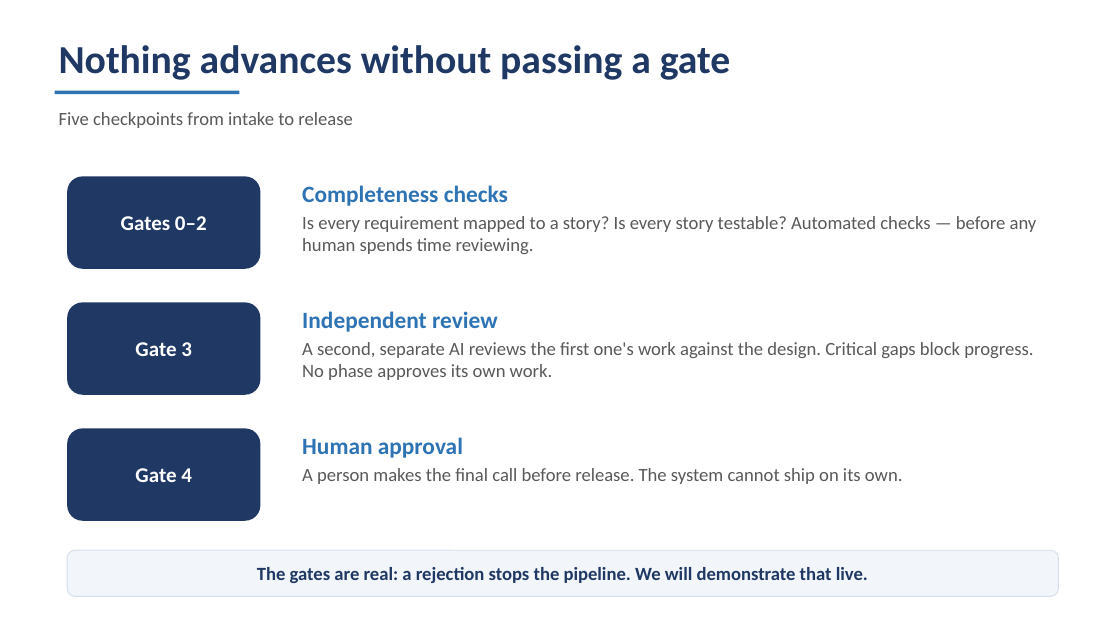
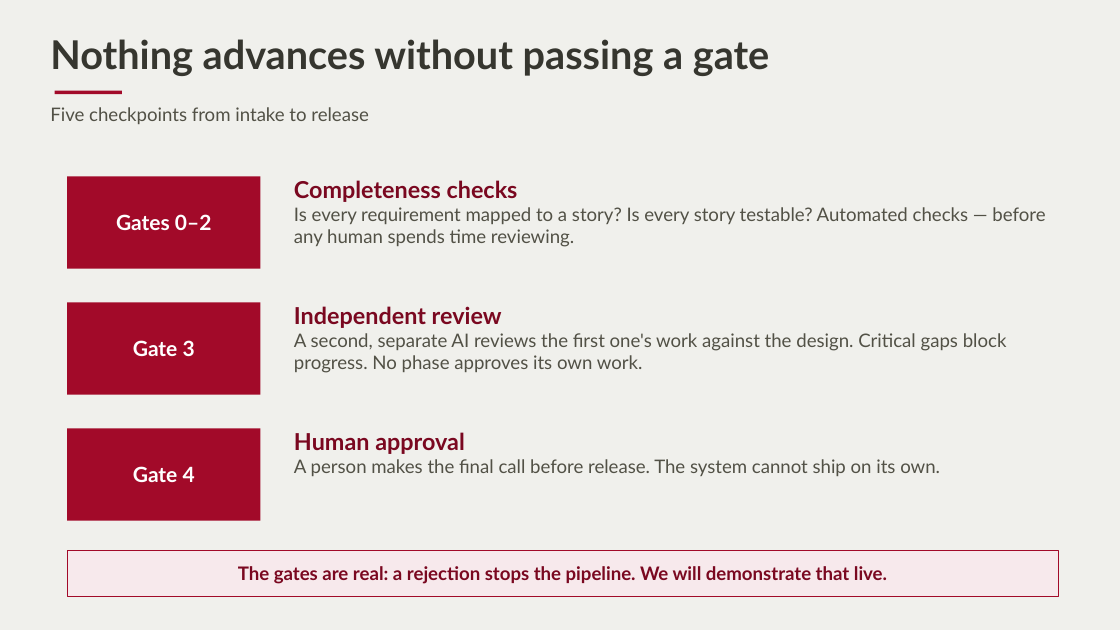
Before and after one commit to AlanLands/ams-s7-demo, a slide deck: slide 4 of docs/s7-leadership-overview.pptx. Drawn at 1120x630 pixels with LibreOffice and Linux fonts; fonts in the diff are those of the drawing. Boxes give left, top, right and bottom in pixels: in the first picture for what was removed or moved away, otherwise in the second. Text is boxed around its words. In the diff, an @@ line names an element or a change of style, - is before the commit and + after.

```diff
--- a/docs/s7-leadership-overview.pptx
+++ b/docs/s7-leadership-overview.pptx
@@ rectangle added at [0,0,1120,630], fill #F0F0EC @@
@@ text "Nothing advances without passing a ..." at [50,39,769,76]: font Calibri to Lato, text colour #1F3864 to #36362F; less space between paragraphs @@
@@ text "Five checkpoints from intake to ..." at [50,107,369,124]: font Calibri to Lato, text colour #595959 to #525146; less space between paragraphs @@
@@ rectangle removed at [55,91,239,94] @@
@@ rectangle added at [55,91,122,94], fill #A20A29 @@
@@ rectangle added at [67,176,260,269], fill #A20A29 @@
@@ text "Completeness checks" at [294,180,1045,247]: font Calibri to Lato; text colour #2E74B5 to #7A0820 in "Completeness checks"; text colour #595959 to #525146 in "Is every requirement mapped to a story? ..."; less space between paragraphs @@
@@ rectangle added at [67,302,260,395], fill #A20A29 @@
@@ text "Independent review" at [294,306,1007,373]: font Calibri to Lato; text colour #2E74B5 to #7A0820 in "Independent review"; text colour #595959 to #525146 in "A second, separate AI reviews the first ..."; less space between paragraphs @@
@@ font Calibri to Lato; fill #1F3864 to none in 3 elements at [116,214,212,230], [133,340,195,356], [133,466,195,482] @@
@@ rectangle added at [67,429,260,521], fill #A20A29 @@
@@ text "Human approval" at [294,432,940,476]: font Calibri to Lato; text colour #2E74B5 to #7A0820 in "Human approval"; text colour #595959 to #525146 in "A person makes the final call before ..."; less space between paragraphs @@
@@ 4 texts: place and size @@
-4 texts at [67,176,1059,597]
+4 texts at [116,214,887,584]
@@ text "The gates are real: a ..." at [238,566,887,584]: font Calibri to Lato, text colour #1F3864 to #7A0820; fill #F2F5FA to none; outline #D5DEEA 0.75 pt to none @@
@@ rectangle added at [67,550,1059,597], fill #F7E9EC, outline #A20A29 1 pt @@
```
Also in this commit, not shown: 7 other slides changed, 18 other files.
